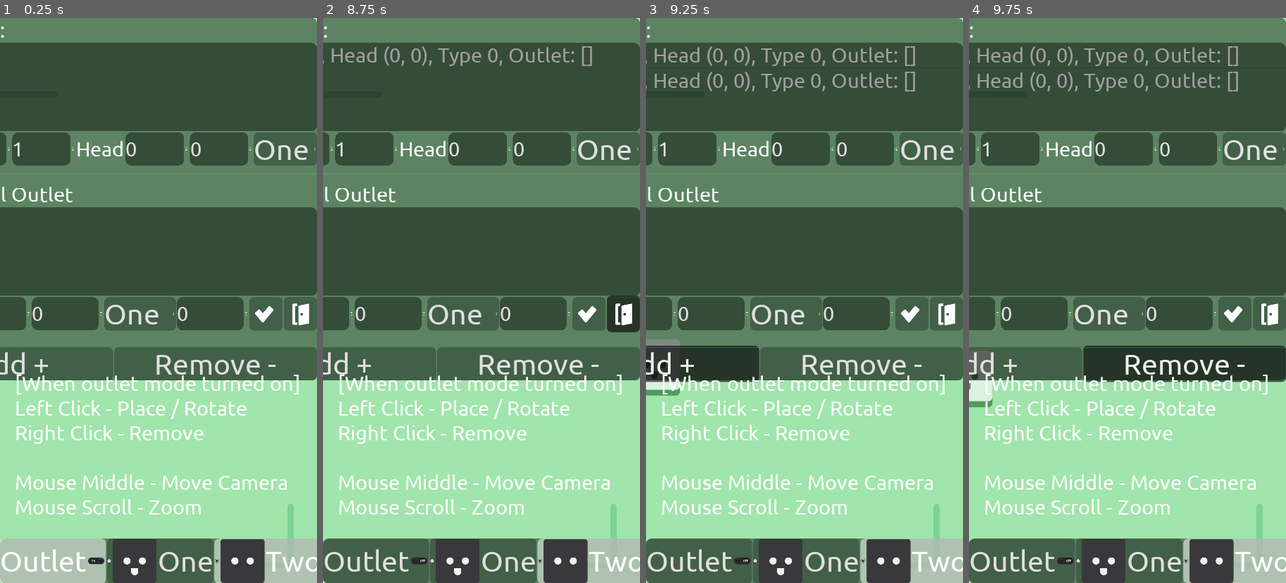
Above: before the commit, frames 1-4 (left to right).
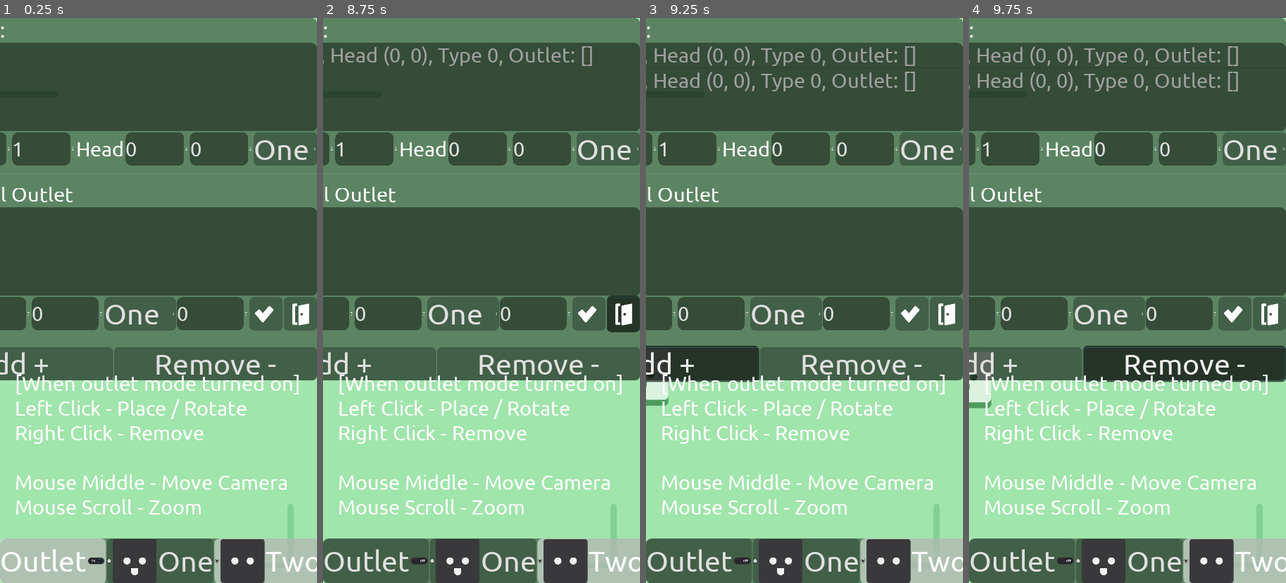
Above: after the commit, the same moments.

Repository: unSAME-Studio/ProjectOutlet
Game: Godot game, scene res://scenes/Editor.tscn
Same seed, same stepped clock (60 frames per second), same inputs: the game is played once before the commit and once after it. This scene is started directly instead of the project's main scene.
Inputs (mouse positions are in pixels of both pictures, inside the frame that each line leads up to):
- Up to frame 1 (0.25 s): no input
- Up to frame 2 (8.75 s): click "One" at 0.5 s; click (589, 311) at 1.25 s; click (624, 311) at 2 s; click "Add +" at 2.75 s; click "Remove -" at 3.5 s; click "Outlet" at 4.25 s; click "One" at 5 s; click "Two" at 5.75 s; click "One" at 6.5 s; click (589, 311) at 7.25 s; click (624, 311) at 8 s
- Up to frame 3 (9.25 s): click "Add +" at 8.75 s
- Up to frame 4 (9.75 s): click "Remove -" at 9.5 s

Frames 1-2 are identical in both runs. In frame 3, 0.4% of the frame differs, in the area x 0-11%, y 56-69%; in frame 4, less than 0.1%.

Commit message:
Update Plug.gd

Diff:
--- a/objects/Plug.gd
+++ b/objects/Plug.gd
@@ -277,7 +277,8 @@
 				if anything_selected:
 					force = force.linear_interpolate(get_negative_vector(original_point, get_global_mouse_position()), 1 - float(distance) / float(size.length() * GRID_SIZE))
 				else:
-					force = force.linear_interpolate(get_global_mouse_position(), 1 - float(distance) / float(size.length() * GRID_SIZE / 2))
+					pass
+					#force = force.linear_interpolate(get_global_mouse_position(), 1 - float(distance) / float(size.length() * GRID_SIZE / 2))
 
 			set_global_position(lerp(get_global_position(), force, 10 * delta))
 
